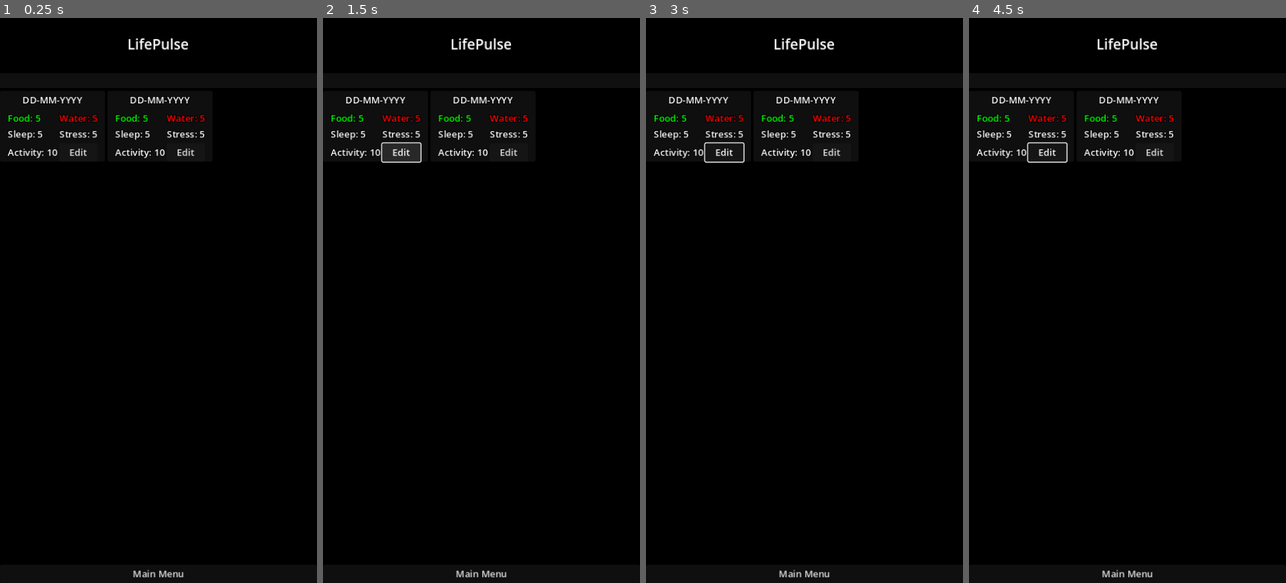
Above: before the commit, frames 1-4 (left to right).
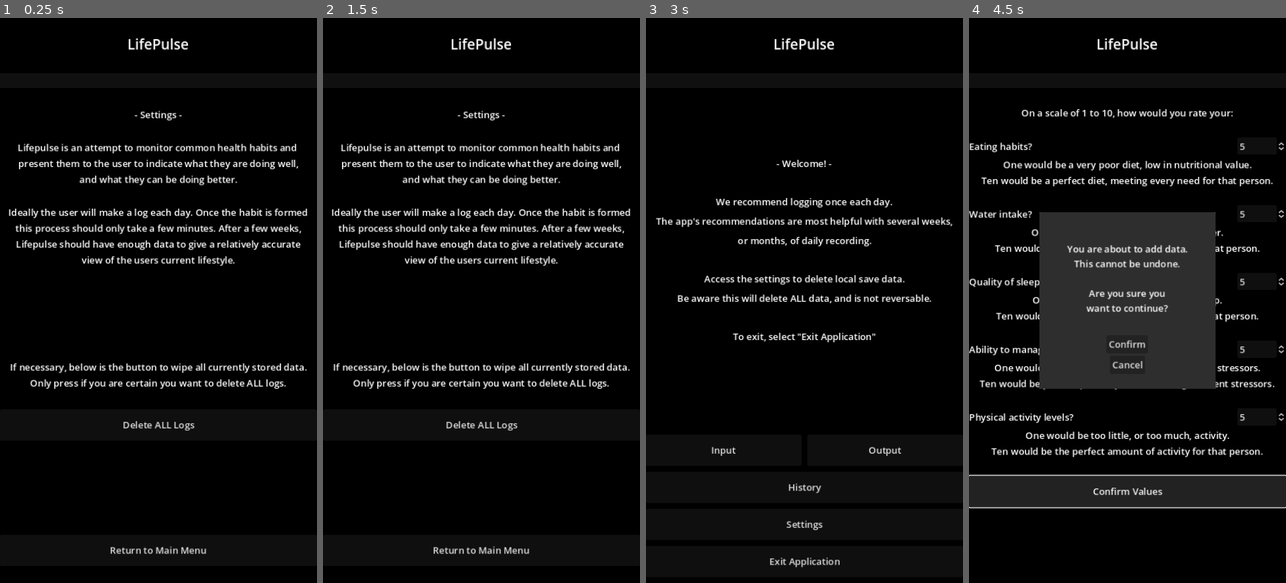
Above: after the commit, the same moments.

Repository: Thorqs/VitaPulsi
Game: Godot game, scene res://control.tscn
Same seed, same stepped clock (60 frames per second), same inputs: the game is played once before the commit and once after it.
Inputs (mouse positions are in pixels of both pictures, inside the frame that each line leads up to):
- Up to frame 1 (0.25 s): no input
- Up to frame 2 (1.5 s): click (402, 153) at 0.5 s, where only the run before the commit has a clickable "Edit"; click (402, 153) at 1.25 s, where only the run before the commit has a clickable "Edit"
- Up to frame 3 (3 s): click (725, 153) at 2 s, where only the run before the commit has a clickable "Edit"; click (804, 549) at 2.75 s, where only the run after the commit has a clickable "Return to Main Menu"
- Up to frame 4 (4.5 s): click (1048, 453) at 3.5 s, where only the run after the commit has a clickable "Input"; click (1127, 492) at 4.25 s, where only the run after the commit has a clickable "Confirm Values"

The runs differ from the first frame. In frame 1, 7.3% of the frame differs, in the area x 2-97%, y 13-99%; in frame 2, 7.6%; in frame 3, 5.1%; in frame 4, 30%, in the area x 0-100%, y 13-99%.

Commit message:
History is now holder of user data

Diff:
--- a/History.gd
+++ b/History.gd
@@ -4,11 +4,13 @@
 var history_contents = []
 var hist_grid: GridContainer
 @export var base_history: PackedScene
+var userData = UserData.new()
 
 # Called when the node enters the scene tree for the first time.
 func _ready():
 	mainMenu = get_node("../Main Menu")
 	hist_grid = get_node("History Scroll/History Contents")
+	userData.load_data()
 
 	var test_item = base_history.instantiate()
 	hist_grid.add_child(test_item)
--- a/Input.gd
+++ b/Input.gd
@@ -1,7 +1,7 @@
 
 extends VBoxContainer
 
-@export var userData = UserData.new()
+var userData: UserData
 
 var Food : int
 var Water : int
@@ -10,7 +10,7 @@
 var Activity : int
 
 func _ready():
-	userData.load_data()
+	userData = get_node("../History").userData
 
 func _on_input_confirm_button_pressed():
 	get_node("Input_Button/Input_Confirm").visible=true
@@ -24,10 +24,12 @@
 	Sleep = get_node("HBox_Sleep/Sleep_Val").value
 	Stress = get_node("HBox_Stress/Stress_Val").value
 	Activity = get_node("HBox_Activity/Activity_Val").value
+
 	userData.update_food(Food)
 	userData.update_water(Water)
 	userData.update_sleep(Sleep)
 	userData.update_stress(Stress)
 	userData.update_activity(Activity)
 	userData.save_data()
+
 	get_node("Input_Button/Input_Confirm").visible=false
--- a/Settings.gd
+++ b/Settings.gd
@@ -5,9 +5,8 @@
 
 # Called when the node enters the scene tree for the first time.
 func _ready():
-	# IMPORTANT: references input userData varable to avoid data race
-	userData = get_node("../Input").userData
-
+	# IMPORTANT: references History userData varable to avoid data race
+	userData = get_node("../History").userData
 	mainMenu = get_node("../Main Menu")
 
 # Called every frame. 'delta' is the elapsed time since the previous frame.
--- a/control.tscn
+++ b/control.tscn
@@ -163,7 +163,6 @@
 layout_mode = 2
 
 [node name="Settings Menu" type="VBoxContainer" parent="Panel/Main VBox"]
-visible = false
 layout_mode = 2
 size_flags_vertical = 3
 script = ExtResource("4_jqwa7")
@@ -208,6 +207,7 @@
 text = "Ideally the user will make a log each day. Once the habit is formed"
 horizontal_alignment = 1
 vertical_alignment = 1
+autowrap_mode = 2
 
 [node name="Recommended Use2" type="Label" parent="Panel/Main VBox/Settings Menu"]
 layout_mode = 2
@@ -335,6 +335,7 @@
 layout_mode = 2
 
 [node name="History" type="VBoxContainer" parent="Panel/Main VBox"]
+visible = false
 layout_mode = 2
 size_flags_vertical = 3
 script = ExtResource("6_oipje")
@@ -707,13 +708,14 @@
 [node name="Button_Spacer" type="Label" parent="Panel/Main VBox/Input"]
 layout_mode = 2
 
-[node name="Control" type="Control" parent="Panel/Main VBox/Input"]
+[node name="Bottom_Spacer" type="Control" parent="Panel/Main VBox/Input"]
 custom_minimum_size = Vector2(0, 25)
 layout_mode = 2
 
 [node name="Output" type="Control" parent="Panel/Main VBox"]
 visible = false
 layout_mode = 2
+size_flags_vertical = 3
 script = ExtResource("2_m2p0q")
 
 [node name="10w" type="Polygon2D" parent="Panel/Main VBox/Output"]
--- a/radar_display.gd
+++ b/radar_display.gd
@@ -31,7 +31,7 @@
 
 # Called when the node enters the scene tree for the first time.
 func _ready():
-	data = get_node("../Input").userData
+	data = get_node("../History").userData
 	# Make an array of offset rings
 	rings.append(get_node("1b"))
 	rings.append(get_node("2w"))
